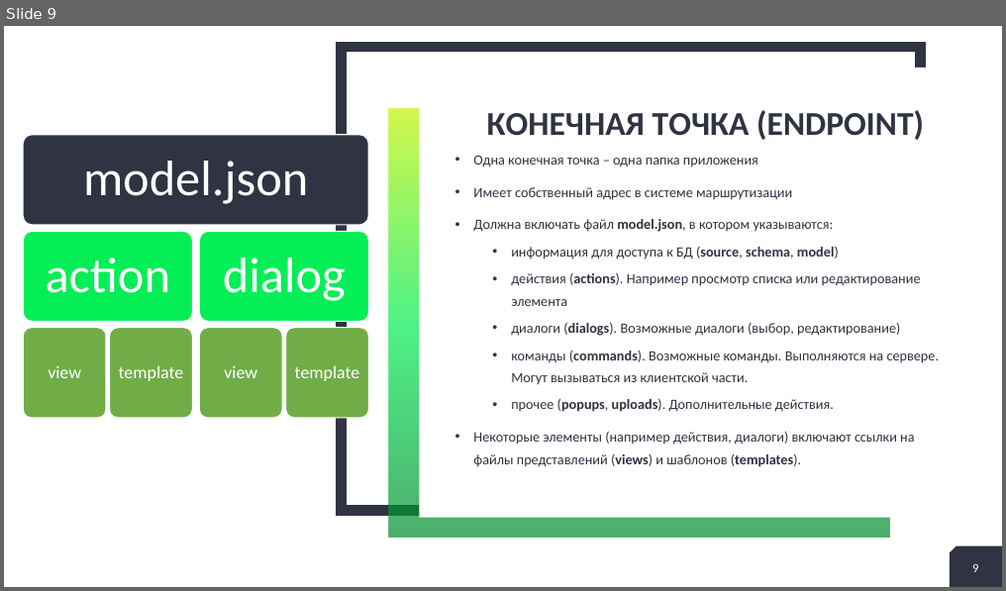
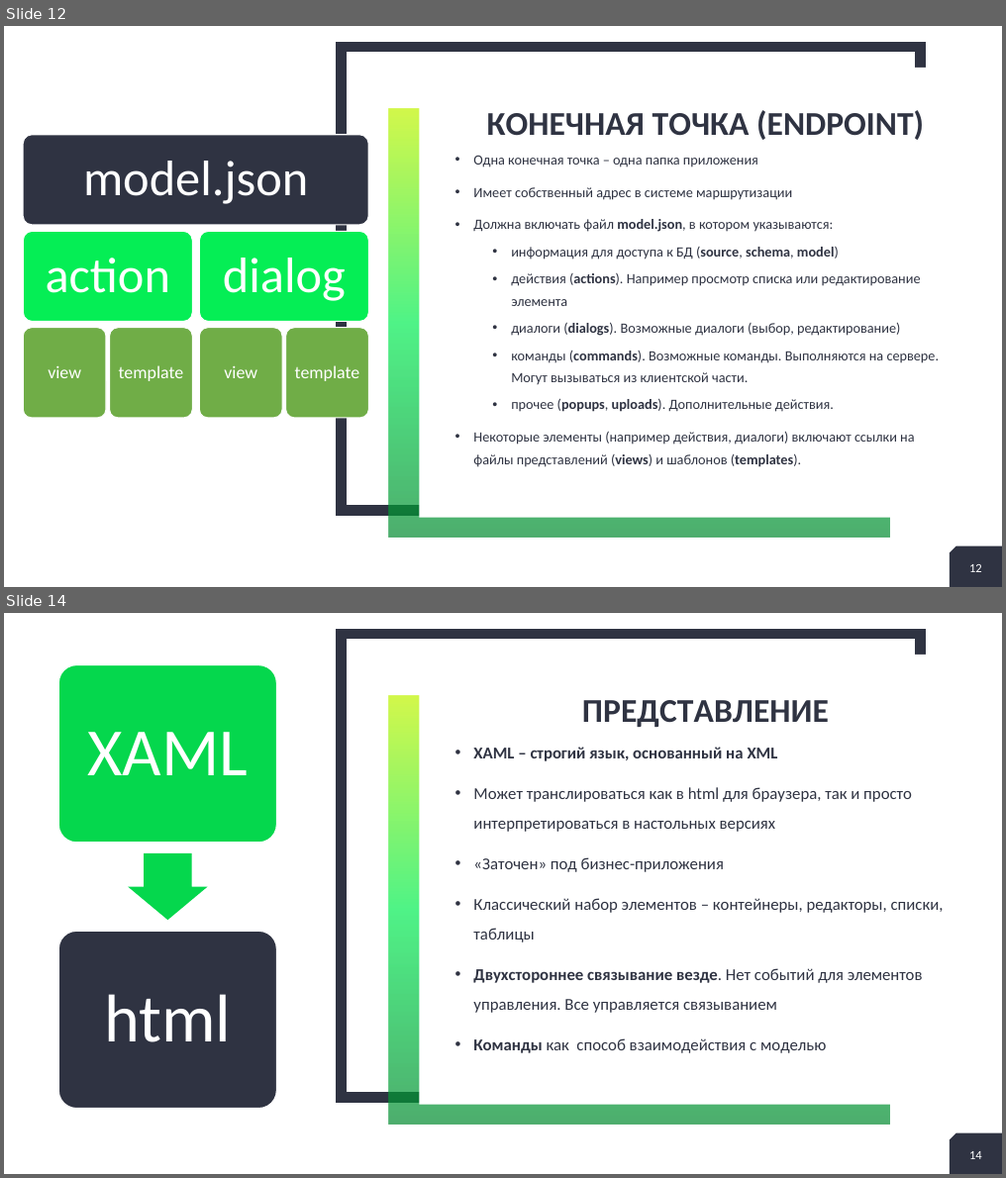
Before and after one commit to alex-kukhtin/A2v10, a slide deck: Documentation/Kyiv-2018/A2v10.pptx. Shown one above the other, each under a label of ours: slide 9 before the commit, slides 12 and 14 after it; the slides between them are not shown. The pictures are 1006x591 and 1006x1178 pixels, drawn with LibreOffice and Linux fonts; fonts in the diff are those of the drawing. Boxes give left, top, right and bottom in pixels: in the first picture for what was removed or moved away, otherwise in the second. Text is boxed around its words. In the diff, an @@ line names an element or a change of style, - is before the commit and + after.

```diff
--- a/Documentation/Kyiv-2018/A2v10.pptx
+++ b/Documentation/Kyiv-2018/A2v10.pptx
@@ slide 14 added at [4,613,1002,1174], background #FFFFFF; not listed: 4 template elements that a slide beside it also shows @@
@@ title added at [582,700,829,727], 32 pt, text #2F3342, bold @@
+ПРЕДСТАВЛЕНИЕ
@@ text added at [473,747,944,1054], 16 pt, text #2F3342 @@
+• XAML – строгий язык, основанный на XML
+• Может транслироваться как в html для браузера, так и просто интерпретироваться в настольных версиях
+• «Заточен» под бизнес-приложения
+• Классический набор элементов – контейнеры, редакторы, списки, таблицы
+• Двухстороннее связывание везде. Нет событий для элементов управления. Все управляется связыванием
+• Команды как способ взаимодействия с моделью
@@ group added at [58,665,276,1109]: 2 rounded rectangles, 2 texts, 1 right arrow @@
+XAML
+html
@@ page number added at [969,1152,982,1159], 12 pt, text #FFFFFF @@
+14
@@ what was slide 9 is now slide 12 @@
@@ page number at [969,565,982,572]: text changed @@
-9
+12
```
Also in this commit, not shown: 4 slides changed, 4 other slides added, 5 slides removed.
